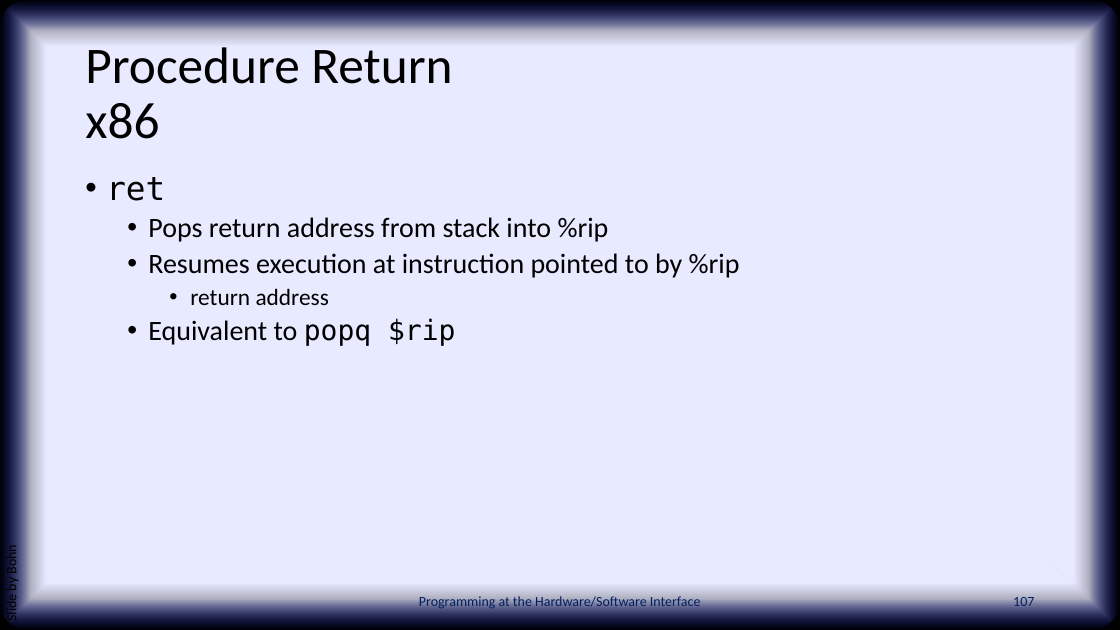
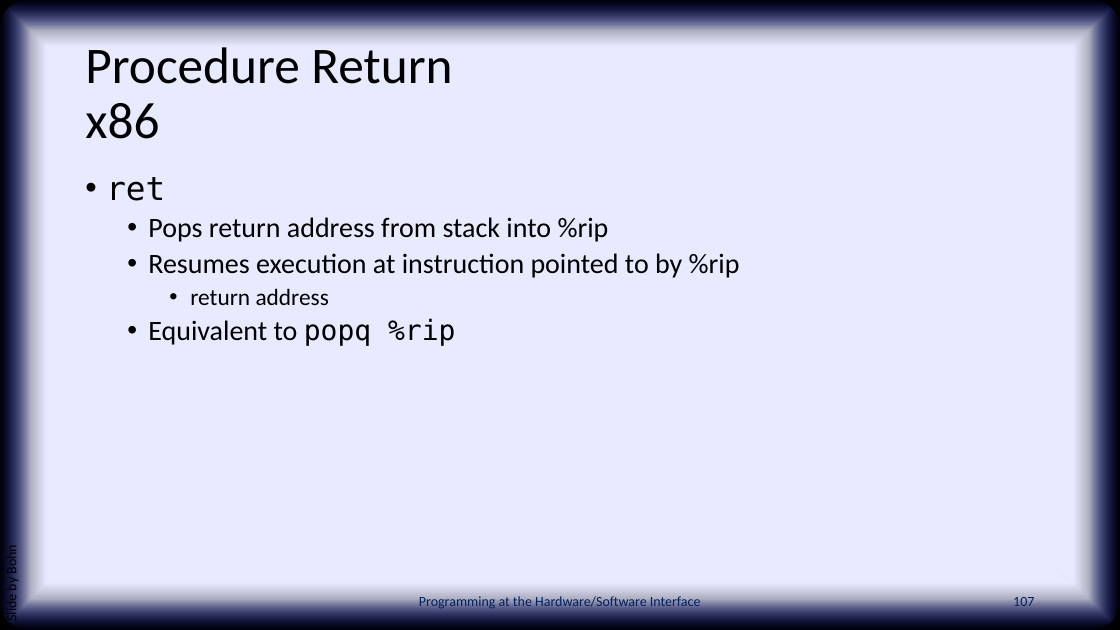
Before and after one commit to PHSI-supplements/slides, a slide deck: slide 107 of chap06.pptx. Drawn at 1120x630 pixels with LibreOffice and Linux fonts; fonts in the diff are those of the drawing; background and template pictures are left out. Boxes give left, top, right and bottom in pixels: in the first picture for what was removed or moved away, otherwise in the second. Text is boxed around its words. In the diff, an @@ line names an element or a change of style, - is before the commit and + after.

```diff
--- a/chap06.pptx
+++ b/chap06.pptx
@@ text at [148, 318, 455, 346]: text changed @@
-  • Equivalent to popq $rip
+  • Equivalent to popq %rip
```
Also in this commit, not shown: 6 other slides changed.
